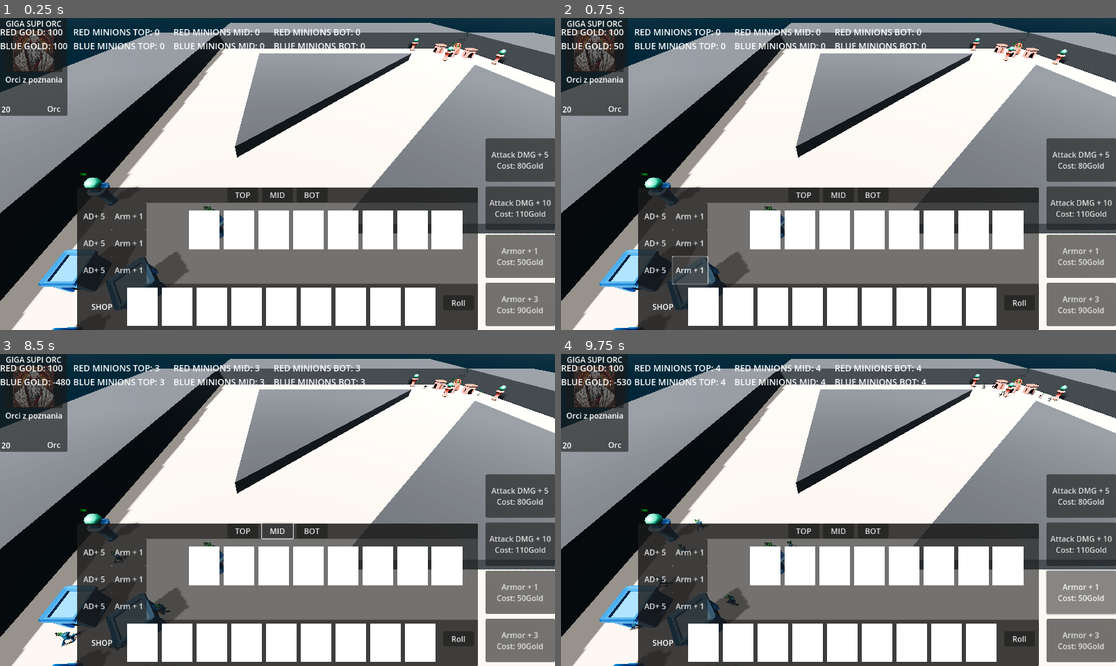
Above: before the commit, frames 1-4 (two rows, left to right).
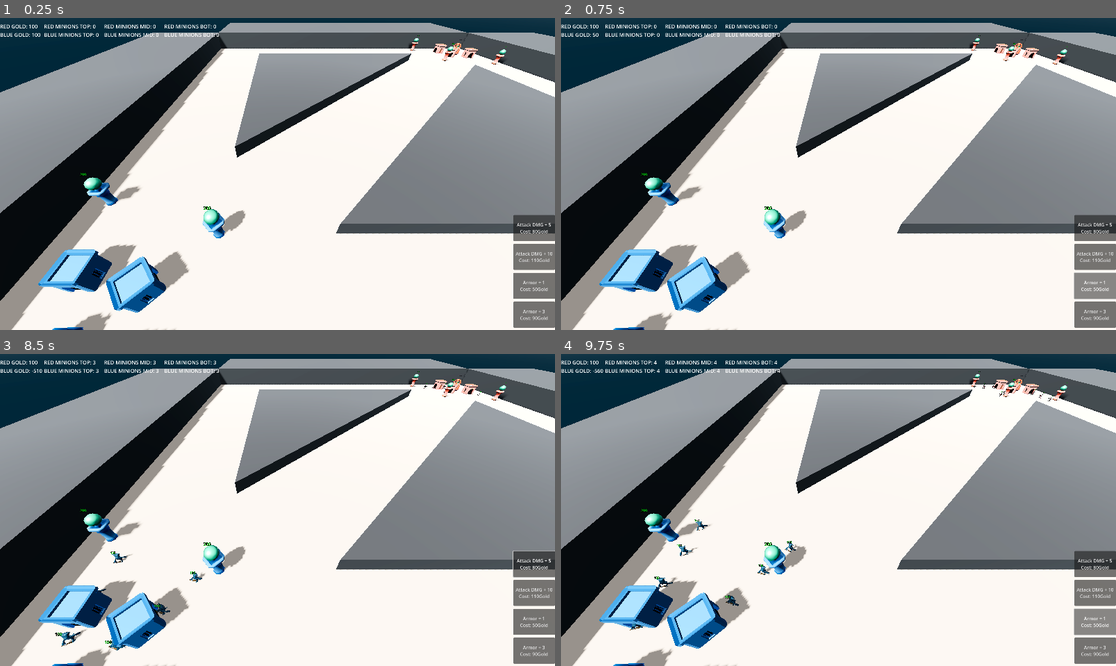
Above: after the commit, the same moments.

Repository: RadekGrzankowski/ChipsowyJam1
Game: Godot game, scene res://Scenes/Levels/wip_scene.tscn
The game is run twice, just before and just after one commit, with the same random seed, the same clock (stepped at 60 frames per second) and the same inputs.
Inputs (mouse positions are in pixels of both pictures, inside the frame that each line leads up to):
- Up to frame 1 (0.25 s): no input
- Up to frame 2 (0.75 s): click "Arm + 1" (after the commit: "Armor + 1 Cost: 50Gold") at 0.5 s
- Up to frame 3 (8.5 s): click "Attack DMG + 5 Cost: 80Gold" at 1.25 s; click "Arm + 1" (after the commit: "Armor + 1 Cost: 50Gold") at 2 s; click "Attack DMG + 10 Cost: 110Gold" at 2.75 s; click "Arm + 1" (after the commit: "Armor + 3 Cost: 90Gold") at 3.5 s; click "AD+ 5" (after the commit: "Attack DMG + 5 Cost: 80Gold") at 4.25 s; click "AD+ 5" (after the commit: "Attack DMG + 5 Cost: 80Gold") at 5 s; click "AD+ 5" (after the commit: "Attack DMG + 5 Cost: 80Gold") at 5.75 s; click (460, 637) at 6.5 s, where only the run before the commit has a clickable "Roll"; click (244, 531) at 7.25 s, where only the run before the commit has a clickable "TOP"; click (277, 531) at 8 s, where only the run before the commit has a clickable "MID"
- Up to frame 4 (9.75 s): click (871, 531) at 8.75 s, where only the run before the commit has a clickable "BOT"; click "Armor + 1 Cost: 50Gold" at 9.5 s

The runs differ from the first frame. In frame 1, 33% of the frame differs, in the area x 0-100%, y 0-100%; in frame 2, 33%; in frame 3, 33%; in frame 4, 33%.

Commit message:
Files cleanup, basic Orc cards, Nexus UI under Space key

Diff:
--- /dev/null
+++ b/ChipsowyJam/Scenes/Assets/Cards/Orcs/ork.tres
@@ -0,0 +1,17 @@
+[gd_resource type="Resource" load_steps=3 format=3 uid="uid://c4jxg1kfqxv83"]
+
+[ext_resource type="Texture2D" uid="uid://c0ooohmhcu7ck" path="res://Textures/orc4_picture.jpg" id="1_r0y4x"]
+[ext_resource type="Script" path="res://Scripts/card_stats.gd" id="2_c7ypr"]
+
+[resource]
+script = ExtResource("2_c7ypr")
+name = "Ork"
+image = ExtResource("1_r0y4x")
+race = 1
+description = "Uga Buga"
+cost = 10
+health = 125
+attack_damage = 12
+armor = 10
+attack_speed = 0.75
+type = 0
--- /dev/null
+++ b/ChipsowyJam/Scenes/Assets/Cards/Orcs/ork_szaman.tres
@@ -0,0 +1,18 @@
+[gd_resource type="Resource" load_steps=3 format=3 uid="uid://c677paac1ok1r"]
+
+[ext_resource type="Texture2D" uid="uid://bvquxytjipkno" path="res://Textures/orc2_picture.jpg" id="1_ctorp"]
+[ext_resource type="Script" path="res://Scripts/card_stats.gd" id="1_f6rah"]
+
+[resource]
+script = ExtResource("1_f6rah")
+name = "Ork Szaman"
+image = ExtResource("1_ctorp")
+race = 1
+tier = 0
+description = "Uga Buga"
+cost = 10
+health = 100
+attack_damage = 10
+armor = 0
+attack_speed = 0.75
+type = 2
--- /dev/null
+++ b/ChipsowyJam/Scenes/Assets/Cards/Orcs/ork_łowca.tres
@@ -0,0 +1,18 @@
+[gd_resource type="Resource" load_steps=3 format=3 uid="uid://duytcrafgxeb3"]
+
+[ext_resource type="Script" path="res://Scripts/card_stats.gd" id="1_liuik"]
+[ext_resource type="Texture2D" uid="uid://xtfpddj5qd3s" path="res://Textures/orc5_picture.jpg" id="1_t5ncu"]
+
+[resource]
+script = ExtResource("1_liuik")
+name = "Ork Łowca"
+image = ExtResource("1_t5ncu")
+race = 1
+tier = 0
+description = "Uga Buga"
+cost = 10
+health = 100
+attack_damage = 14
+armor = 5
+attack_speed = 1.0
+type = 1
--- /dev/null
+++ b/ChipsowyJam/Scenes/Assets/Cards/Orcs/pół_ork.tres
@@ -0,0 +1,18 @@
+[gd_resource type="Resource" load_steps=3 format=3 uid="uid://dyyyn6x6h1ypo"]
+
+[ext_resource type="Script" path="res://Scripts/card_stats.gd" id="1_j3tkc"]
+[ext_resource type="Texture2D" uid="uid://y1bj8kvqc7tk" path="res://Textures/orc3_picture.jpg" id="1_umvnj"]
+
+[resource]
+script = ExtResource("1_j3tkc")
+name = "Pół Ork"
+image = ExtResource("1_umvnj")
+race = 1
+tier = 0
+description = "Uga Buga"
+cost = 10
+health = 150
+attack_damage = 8
+armor = 5
+attack_speed = 0.9
+type = 0
--- /dev/null
+++ b/ChipsowyJam/Scenes/Assets/Cards/Orcs/wojownik.tres
@@ -0,0 +1,18 @@
+[gd_resource type="Resource" load_steps=3 format=3 uid="uid://cghb5gashwsrb"]
+
+[ext_resource type="Script" path="res://Scripts/card_stats.gd" id="1_4ra1a"]
+[ext_resource type="Texture2D" uid="uid://cw38ik6ufr3ui" path="res://Textures/orc1_picture.jpg" id="1_lnd13"]
+
+[resource]
+script = ExtResource("1_4ra1a")
+name = "Wojownik"
+image = ExtResource("1_lnd13")
+race = 1
+tier = 1
+description = "Uga Buga!!!"
+cost = 25
+health = 225
+attack_damage = 30
+armor = 15
+attack_speed = 0.7
+type = 0
--- a/ChipsowyJam/Scenes/Assets/Cards/card.gd
+++ b/ChipsowyJam/Scenes/Assets/Cards/card.gd
@@ -1,29 +1,58 @@
 extends Control
 
 @export var name_label: Label
-@export var image: TextureRect
+@export var image_rect: TextureRect
 @export var description_label: Label
 @export var cost_label: Label
-@export var race_label: Label
+@export var race_type_label: Label
+@export var health_label: Label
+@export var armor_label: Label
+@export var attack_damage_label: Label
 
+var card_name: String
+var image: Texture2D
+var description: String
+
+var health: int
+var attack_damage: int
+var armor: int
+var attack_speed: float
 var cost: int
-var race: String
+
+enum mob_race {HUMAN, ORC, UNDEAD, ELVES}
+var race: mob_race
+
+enum mob_type {MELEE, RANGED, MAGE}
+var type: mob_type
+
+enum card_tier {COMMON, RARE, EPIC, LEGENDARY}
+var tier: card_tier
 
 var card_resource: Resource
-# Called when the node enters the scene tree for the first time.
 func _ready():
-	pass
+	_update_card()
 
-func _update_card(resource: Resource):
-	var imported_resource = resource
-	if imported_resource:
-		card_resource = imported_resource
-		name_label.text = card_resource.name
-		image.texture = card_resource.image
-		description_label.text = card_resource.description
-		cost_label.text = str(card_resource.cost)
-		race_label.text = card_resource.race
+func _set_variables(resource: Resource):
+	card_resource = resource
+	card_name = card_resource.name
+	image = card_resource.image
+	description = card_resource.description
+	health = card_resource.health
+	attack_damage = card_resource.attack_damage
+	armor = card_resource.armor
+	attack_speed = card_resource.attack_speed
+	cost = card_resource.cost
+	race = card_resource.race
+	type = card_resource.type
+	tier = card_resource.tier
 
-# Called every frame. 'delta' is the elapsed time since the previous frame.
-func _process(delta):
-	pass
+func _update_card():
+	if card_resource:
+		name_label.text = card_name
+		image_rect.texture = image
+		description_label.text = description
+		cost_label.text = str(cost) + "G"
+		race_type_label.text = str(mob_type.keys()[type]) + " " + str(mob_race.keys()[race])
+		health_label.text = str(health) + "HP"
+		armor_label.text = str(armor) + "ARM"
+		attack_damage_label.text = str(attack_damage) + "AD"
--- a/ChipsowyJam/Scenes/Assets/Cards/card.tscn
+++ b/ChipsowyJam/Scenes/Assets/Cards/card.tscn
@@ -2,17 +2,20 @@
 
 [ext_resource type="Script" path="res://Scenes/Assets/Cards/card.gd" id="1_2e6cc"]
 
-[node name="Card" type="Control" node_paths=PackedStringArray("name_label", "image", "description_label", "cost_label", "race_label")]
+[node name="Card" type="Control" node_paths=PackedStringArray("name_label", "image_rect", "description_label", "cost_label", "race_type_label", "health_label", "armor_label", "attack_damage_label")]
 layout_mode = 3
 anchors_preset = 0
 offset_right = 140.0
 offset_bottom = 203.0
 script = ExtResource("1_2e6cc")
 name_label = NodePath("NameLabel")
-image = NodePath("TextureRect")
+image_rect = NodePath("ImagePanel/TextureRect")
 description_label = NodePath("DescriptionLabel")
 cost_label = NodePath("CostLabel")
-race_label = NodePath("RaceLabel")
+race_type_label = NodePath("RaceTypeLabel")
+health_label = NodePath("HealthLabel")
+armor_label = NodePath("ArmorLabel")
+attack_damage_label = NodePath("ADLabel")
 
 [node name="Panel" type="Panel" parent="."]
 layout_mode = 1
@@ -24,30 +27,64 @@
 
 [node name="NameLabel" type="Label" parent="."]
 layout_mode = 1
-anchors_preset = 5
-anchor_left = 0.5
-anchor_right = 0.5
-offset_left = -28.0
-offset_right = 28.0
+offset_right = 56.0
 offset_bottom = 23.0
-grow_horizontal = 2
 
-[node name="TextureRect" type="TextureRect" parent="."]
-layout_mode = 0
-offset_left = 11.0
-offset_top = 24.0
-offset_right = 130.0
-offset_bottom = 112.0
-expand_mode = 2
-stretch_mode = 5
+[node name="HealthLabel" type="Label" parent="."]
+modulate = Color(0, 0.92549, 0.470588, 1)
+layout_mode = 1
+anchors_preset = 1
+anchor_left = 1.0
+anchor_right = 1.0
+offset_left = -82.0
+offset_bottom = 23.0
+grow_horizontal = 0
+horizontal_alignment = 2
 
-[node name="Panel" type="Panel" parent="TextureRect"]
+[node name="ADLabel" type="Label" parent="."]
+modulate = Color(1, 0.713726, 0.247059, 1)
+layout_mode = 1
+anchors_preset = 4
+anchor_top = 0.5
+anchor_bottom = 0.5
+offset_top = 10.5
+offset_right = 82.0
+offset_bottom = 33.5
+grow_vertical = 2
+
+[node name="ArmorLabel" type="Label" parent="."]
+modulate = Color(1, 0.713726, 0.247059, 1)
+layout_mode = 1
+anchors_preset = 6
+anchor_left = 1.0
+anchor_top = 0.5
+anchor_right = 1.0
+anchor_bottom = 0.5
+offset_left = -82.0
+offset_top = 11.5
+offset_bottom = 34.5
+grow_horizontal = 0
+grow_vertical = 2
+horizontal_alignment = 2
+
+[node name="ImagePanel" type="Panel" parent="."]
 layout_mode = 1
 anchors_preset = 15
 anchor_right = 1.0
 anchor_bottom = 1.0
+offset_left = 11.0
+offset_top = 24.0
+offset_right = -10.0
+offset_bottom = -91.0
 grow_horizontal = 2
 grow_vertical = 2
+
+[node name="TextureRect" type="TextureRect" parent="ImagePanel"]
+layout_mode = 0
+offset_right = 119.0
+offset_bottom = 88.0
+expand_mode = 2
+stretch_mode = 5
 
 [node name="DescriptionLabel" type="Label" parent="."]
 layout_mode = 1
@@ -55,21 +92,31 @@
 anchor_top = 1.0
 anchor_bottom = 1.0
 offset_left = 11.0
-offset_top = -87.0
+offset_top = -67.0
 offset_right = 131.0
-offset_bottom = -62.0
+offset_bottom = -42.0
+grow_vertical = 0
+horizontal_alignment = 1
+
+[node name="CostLabel" type="Label" parent="."]
+modulate = Color(0.882353, 0.8, 0, 1)
+layout_mode = 1
+anchors_preset = 2
+anchor_top = 1.0
+anchor_bottom = 1.0
+offset_top = -23.0
+offset_right = 40.0
 grow_vertical = 0
 
-[node name="CostLabel" type="Label" parent="."]
-layout_mode = 0
-offset_left = 3.0
-offset_top = 178.0
-offset_right = 43.0
-offset_bottom = 201.0
-
-[node name="RaceLabel" type="Label" parent="."]
-layout_mode = 0
-offset_left = 98.0
-offset_top = 177.0
-offset_right = 138.0
-offset_bottom = 200.0
+[node name="RaceTypeLabel" type="Label" parent="."]
+layout_mode = 1
+anchors_preset = 3
+anchor_left = 1.0
+anchor_top = 1.0
+anchor_right = 1.0
+anchor_bottom = 1.0
+offset_left = -79.0
+offset_top = -23.0
+grow_horizontal = 0
+grow_vertical = 0
+horizontal_alignment = 2
--- a/ChipsowyJam/Scenes/Assets/Cards/orc_1.tres
+++ /dev/null
@@ -1,12 +0,0 @@
-[gd_resource type="Resource" load_steps=3 format=3 uid="uid://c4jxg1kfqxv83"]
-
-[ext_resource type="Texture2D" uid="uid://cw38ik6ufr3ui" path="res://orc_picture.jpg" id="1_ggd0j"]
-[ext_resource type="Script" path="res://Scripts/card_stats.gd" id="2_42dtj"]
-
-[resource]
-script = ExtResource("2_42dtj")
-name = "GIGA ORC"
-image = ExtResource("1_ggd0j")
-cost = 15
-race = "Orc"
-description = "Orci z Majorki"
--- a/ChipsowyJam/Scenes/Assets/Cards/orc_2.tres
+++ /dev/null
@@ -1,12 +0,0 @@
-[gd_resource type="Resource" load_steps=3 format=3 uid="uid://dyyyn6x6h1ypo"]
-
-[ext_resource type="Texture2D" uid="uid://bvquxytjipkno" path="res://orc2_picture.jpg" id="1_4ujpv"]
-[ext_resource type="Script" path="res://Scripts/card_stats.gd" id="2_44q4h"]
-
-[resource]
-script = ExtResource("2_44q4h")
-name = "GIGA SUPI ORC"
-image = ExtResource("1_4ujpv")
-cost = 20
-race = "Orc"
-description = "Orci z poznania"
--- a/ChipsowyJam/Scenes/HUD.tscn
+++ b/ChipsowyJam/Scenes/HUD.tscn
@@ -1,14 +1,79 @@
-[gd_scene load_steps=10 format=3 uid="uid://0cdht6xykwu7"]
+[gd_scene load_steps=16 format=3 uid="uid://0cdht6xykwu7"]
 
 [ext_resource type="Script" path="res://Scripts/spawn_manager.gd" id="1_bvj0y"]
 [ext_resource type="PackedScene" uid="uid://c8riyqts5q1cc" path="res://Scenes/Assets/Mobs/ranged_minion.tscn" id="3_nfw86"]
 [ext_resource type="PackedScene" uid="uid://chf01dp46evdy" path="res://Scenes/Assets/Mobs/melee_minion.tscn" id="4_qa1mu"]
 [ext_resource type="Script" path="res://Scripts/GameUIManager.gd" id="4_v33no"]
-[ext_resource type="Resource" uid="uid://bi16gqmp2nk0x" path="res://Scenes/Assets/Cards/orc_1.tres" id="5_f0jaq"]
-[ext_resource type="PackedScene" path="res://Scenes/Assets/Cards/card.tscn" id="5_k520t"]
-[ext_resource type="Resource" path="res://Scenes/Assets/Cards/orc_2.tres" id="6_xm824"]
+[ext_resource type="Resource" uid="uid://c4jxg1kfqxv83" path="res://Scenes/Assets/Cards/Orcs/ork.tres" id="5_f0jaq"]
+[ext_resource type="PackedScene" uid="uid://bpcf3shjxg2ll" path="res://Scenes/Assets/Cards/card.tscn" id="5_k520t"]
+[ext_resource type="Resource" uid="uid://c677paac1ok1r" path="res://Scenes/Assets/Cards/Orcs/ork_szaman.tres" id="6_7bnmd"]
+[ext_resource type="Resource" uid="uid://dyyyn6x6h1ypo" path="res://Scenes/Assets/Cards/Orcs/pół_ork.tres" id="6_xm824"]
+[ext_resource type="Resource" uid="uid://duytcrafgxeb3" path="res://Scenes/Assets/Cards/Orcs/ork_łowca.tres" id="7_7h2cq"]
+[ext_resource type="Resource" uid="uid://cghb5gashwsrb" path="res://Scenes/Assets/Cards/Orcs/wojownik.tres" id="9_sx7ig"]
 
 [sub_resource type="CanvasTexture" id="CanvasTexture_6okh6"]
+
+[sub_resource type="Animation" id="Animation_6dryd"]
+resource_name = "hide"
+length = 0.5
+tracks/0/type = "value"
+tracks/0/imported = false
+tracks/0/enabled = true
+tracks/0/path = NodePath(".:position")
+tracks/0/interp = 1
+tracks/0/loop_wrap = true
+tracks/0/keys = {
+"times": PackedFloat32Array(0, 0.5),
+"transitions": PackedFloat32Array(1, 1),
+"update": 0,
+"values": [Vector2(960, 1080), Vector2(960, 1500)]
+}
+tracks/1/type = "value"
+tracks/1/imported = false
+tracks/1/enabled = true
+tracks/1/path = NodePath(".:visible")
+tracks/1/interp = 1
+tracks/1/loop_wrap = true
+tracks/1/keys = {
+"times": PackedFloat32Array(0.5),
+"transitions": PackedFloat32Array(1),
+"update": 1,
+"values": [false]
+}
+
+[sub_resource type="Animation" id="Animation_vwec5"]
+resource_name = "show"
+length = 0.5
+tracks/0/type = "value"
+tracks/0/imported = false
+tracks/0/enabled = true
+tracks/0/path = NodePath(".:position")
+tracks/0/interp = 1
+tracks/0/loop_wrap = true
+tracks/0/keys = {
+"times": PackedFloat32Array(0, 0.5),
+"transitions": PackedFloat32Array(1, 1),
+"update": 0,
+"values": [Vector2(960, 1500), Vector2(960, 1080)]
+}
+tracks/1/type = "value"
+tracks/1/imported = false
+tracks/1/enabled = true
+tracks/1/path = NodePath(".:visible")
+tracks/1/interp = 1
+tracks/1/loop_wrap = true
+tracks/1/keys = {
+"times": PackedFloat32Array(0),
+"transitions": PackedFloat32Array(1),
+"update": 1,
+"values": [true]
+}
+
+[sub_resource type="AnimationLibrary" id="AnimationLibrary_4rcds"]
+_data = {
+"hide": SubResource("Animation_6dryd"),
+"show": SubResource("Animation_vwec5")
+}
 
 [sub_resource type="LabelSettings" id="LabelSettings_tnijv"]
 font_size = 18
@@ -23,7 +88,7 @@
 
 [node name="GameUIManager" type="Node3D" parent="."]
 script = ExtResource("4_v33no")
-orc_cards_array = [ExtResource("5_f0jaq"), ExtResource("6_xm824")]
+orc_cards_array = [ExtResource("5_f0jaq"), ExtResource("6_7bnmd"), ExtResource("7_7h2cq"), ExtResource("6_xm824"), ExtResource("9_sx7ig")]
 card_scene = ExtResource("5_k520t")
 
 [node name="HUD" type="Node2D" parent="GameUIManager"]
@@ -31,28 +96,35 @@
 [node name="CanvasLayer" type="CanvasLayer" parent="GameUIManager/HUD"]
 
 [node name="UI" type="Control" parent="GameUIManager/HUD/CanvasLayer"]
+visible = false
 layout_mode = 3
+anchors_preset = 7
 anchor_left = 0.5
 anchor_top = 1.0
 anchor_right = 0.5
 anchor_bottom = 1.0
-offset_left = -576.0
-offset_top = -648.0
-offset_right = -576.0
-offset_bottom = -648.0
+offset_top = 420.0
+offset_bottom = 420.0
 grow_horizontal = 2
 grow_vertical = 0
-size_flags_horizontal = 4
+size_flags_horizontal = 8
 size_flags_vertical = 8
-metadata/_edit_use_anchors_ = true
 
 [node name="TopPanel" type="Panel" parent="GameUIManager/HUD/CanvasLayer/UI"]
-offset_left = 160.0
-offset_top = 352.0
-offset_right = 992.0
-offset_bottom = 648.0
+layout_mode = 1
+anchors_preset = 7
+anchor_left = 0.5
+anchor_top = 1.0
+anchor_right = 0.5
+anchor_bottom = 1.0
+offset_left = -416.0
+offset_top = -296.0
+offset_right = 416.0
+grow_horizontal = 2
+grow_vertical = 0
 
 [node name="TopCard8" type="TextureRect" parent="GameUIManager/HUD/CanvasLayer/UI/TopPanel"]
+layout_mode = 0
 offset_left = 736.0
 offset_top = 48.0
 offset_right = 800.0
@@ -60,6 +132,7 @@
 texture = SubResource("CanvasTexture_6okh6")
 
 [node name="TopCard7" type="TextureRect" parent="GameUIManager/HUD/CanvasLayer/UI/TopPanel"]
+layout_mode = 0
 offset_left = 664.0
 offset_top = 48.0
 offset_right = 728.0
@@ -67,6 +140,7 @@
 texture = SubResource("CanvasTexture_6okh6")
 
 [node name="TopCard6" type="TextureRect" parent="GameUIManager/HUD/CanvasLayer/UI/TopPanel"]
+layout_mode = 0
 offset_left = 592.0
 offset_top = 48.0
 offset_right = 656.0
@@ -74,6 +148,7 @@
 texture = SubResource("CanvasTexture_6okh6")
 
 [node name="TopCard5" type="TextureRect" parent="GameUIManager/HUD/CanvasLayer/UI/TopPanel"]
+layout_mode = 0
 offset_left = 520.0
 offset_top = 48.0
 offset_right = 584.0
@@ -81,6 +156,7 @@
 texture = SubResource("CanvasTexture_6okh6")
 
 [node name="TopCard4" type="TextureRect" parent="GameUIManager/HUD/CanvasLayer/UI/TopPanel"]
+layout_mode = 0
 offset_left = 448.0
 offset_top = 48.0
 offset_right = 512.0
@@ -88,6 +164,7 @@
 texture = SubResource("CanvasTexture_6okh6")
 
 [node name="TopCard3" type="TextureRect" parent="GameUIManager/HUD/CanvasLayer/UI/TopPanel"]
+layout_mode = 0
 offset_left = 376.0
 offset_top = 48.0
 offset_right = 440.0
@@ -95,6 +172,7 @@
 texture = SubResource("CanvasTexture_6okh6")
 
 [node name="TopCard2" type="TextureRect" parent="GameUIManager/HUD/CanvasLayer/UI/TopPanel"]
+layout_mode = 0
 offset_left = 304.0
 offset_top = 48.0
 offset_right = 368.0
@@ -102,6 +180,7 @@
 texture = SubResource("CanvasTexture_6okh6")
 
 [node name="TopCard1" type="TextureRect" parent="GameUIManager/HUD/CanvasLayer/UI/TopPanel"]
+layout_mode = 0
 offset_left = 232.0
 offset_top = 48.0
 offset_right = 296.0
@@ -202,10 +281,17 @@
 text = "AD+ 5"
 
 [node name="ShopPanel" type="Panel" parent="GameUIManager/HUD/CanvasLayer/UI"]
-offset_left = 160.0
-offset_top = 552.0
-offset_right = 992.0
-offset_bottom = 648.0
+layout_mode = 1
+anchors_preset = 7
+anchor_left = 0.5
+anchor_top = 1.0
+anchor_right = 0.5
+anchor_bottom = 1.0
+offset_left = -416.0
+offset_top = -96.0
+offset_right = 416.0
+grow_horizontal = 2
+grow_vertical = 0
 
 [node name="RollButton" type="Button" parent="GameUIManager/HUD/CanvasLayer/UI/ShopPanel"]
 layout_mode = 0
@@ -296,10 +382,18 @@
 vertical_alignment = 1
 
 [node name="TabsPanel" type="Panel" parent="GameUIManager/HUD/CanvasLayer/UI"]
-offset_left = 160.0
-offset_top = 352.0
-offset_right = 992.0
-offset_bottom = 384.0
+layout_mode = 1
+anchors_preset = 7
+anchor_left = 0.5
+anchor_top = 1.0
+anchor_right = 0.5
+anchor_bottom = 1.0
+offset_left = -416.0
+offset_top = -296.0
+offset_right = 416.0
+offset_bottom = -264.0
+grow_horizontal = 2
+grow_vertical = 0
 
 [node name="TopTab" type="Button" parent="GameUIManager/HUD/CanvasLayer/UI/TabsPanel"]
 layout_mode = 0
@@ -321,6 +415,11 @@
 offset_right = 520.0
 offset_bottom = 31.0
 text = "BOT"
+
+[node name="AnimationPlayer" type="AnimationPlayer" parent="GameUIManager/HUD/CanvasLayer/UI"]
+libraries = {
+"": SubResource("AnimationLibrary_4rcds")
+}
 
 [node name="Labels" type="CanvasLayer" parent="GameUIManager/HUD"]
 
--- a/ChipsowyJam/Scripts/GameUIManager.gd
+++ b/ChipsowyJam/Scripts/GameUIManager.gd
@@ -14,18 +14,30 @@
 @onready var mid_minions_label: Label = $HUD/Labels/MidMinions
 @onready var bot_minions_label: Label = $HUD/Labels/BotMinions
 
+@onready var shop_ui_anim: AnimationPlayer = $HUD/CanvasLayer/UI/AnimationPlayer
+@onready var shop_ui: Control = $HUD/CanvasLayer/UI
+
 @export var orc_cards_array: Array
 @export var card_scene: PackedScene
 
 # Called when the node enters the scene tree for the first time.
 func _ready():
-	var card = card_scene.instantiate()
-	var resource = orc_cards_array[1]
-	card._update_card(resource)
-	add_child(card)
+	# INFO adds template orc cards to the main scene
+	#var card: Control = card_scene.instantiate()
+	#var resource = orc_cards_array[4]
+	#card._set_variables(resource)
+	#card.position = Vector2(960, 600)
+	#add_child(card)
+	pass
 
 # Called every frame. 'delta' is the elapsed time since the previous frame.
 func _process(delta):
+	if Input.is_action_just_released("space"):
+		if !shop_ui.visible:
+			shop_ui_anim.play("show")
+		elif shop_ui.visible:
+			shop_ui_anim.play("hide")
+
 	actual_gold_stats = format_gold_stats % [Game.red_gold, Game.blue_gold]
 	actual_minions_top = format_minions_top % [Game.red_minions_top, Game.blue_minions_top]
 	actual_minions_mid = format_minions_mid % [Game.red_minions_mid, Game.blue_minions_mid]
--- a/ChipsowyJam/Scripts/card_stats.gd
+++ b/ChipsowyJam/Scripts/card_stats.gd
@@ -1,13 +1,34 @@
 extends Resource
+
 @export var name: String
 @export var image: Texture2D
+
+enum mob_race {HUMAN, ORC, UNDEAD, ELVES}
+@export var race: mob_race
+
+enum card_tier {COMMON, RARE, EPIC, LEGENDARY}
+@export var tier: card_tier
+
+@export var description: String
 @export var cost: int
-@export var race: String
-@export var description: String
+@export var health: int
+@export var attack_damage: int
+@export var armor: int
+@export var attack_speed: float
 
-func _init(p_name = "", p_image = null, p_cost = 0, p_race = "", p_description = ""):
+enum mob_type {MELEE, RANGED, MAGE}
+@export var type: mob_type
+
+func _init(p_name = "", p_image = null, p_cost = 0, p_race = 0, p_description = "", p_health = 0,
+p_attack_damage = 0, p_armor = 0, p_attack_speed = 0.0, p_type = 0, p_tier = 0):
 	name = p_name
 	image = p_image
 	cost = p_cost
 	race = p_race
 	description = p_description
+	health = p_health
+	attack_damage = p_attack_damage
+	armor = p_armor
+	attack_speed = p_attack_speed
+	type = p_type
+	tier = p_tier
--- a/ChipsowyJam/project.godot
+++ b/ChipsowyJam/project.godot
@@ -13,11 +13,16 @@
 config/name="Chipsowy Jam"
 run/main_scene="res://Scenes/Levels/wip_scene.tscn"
 config/features=PackedStringArray("4.2", "Forward Plus")
-config/icon="res://icon.svg"
+config/icon="res://Textures/icon.svg"
 
 [autoload]
 
 Game="*res://Scripts/Game.gd"
+
+[display]
+
+window/size/viewport_width=1920
+window/size/viewport_height=1080
 
 [dotnet]
 
@@ -59,6 +64,11 @@
 "events": [Object(InputEventMouseButton,"resource_local_to_scene":false,"resource_name":"","device":-1,"window_id":0,"a …(253 unchanged characters)…
 ]
 }
+space={
+"deadzone": 0.5,
+"events": [Object(InputEventKey,"resource_local_to_scene":false,"resource_name":"","device":0,"window_id":0,"alt_pressed":false,"shift_pressed":false,"ctrl_pressed":false,"meta_pressed":false,"pressed":false,"keycode":0,"physical_keycode":32,"key_label":0,"unicode":0,"echo":false,"script":null)
+]
+}
 
 [navigation]
 
Renamed: ChipsowyJam/icon.svg -> ChipsowyJam/Textures/icon.svg
Not shown, added: ChipsowyJam/Textures/icon.svg.import
Renamed: ChipsowyJam/orc_picture.jpg -> ChipsowyJam/Textures/orc1_picture.jpg
Not shown, added: ChipsowyJam/Textures/orc1_picture.jpg.import
Renamed: ChipsowyJam/orc2_picture.jpg -> ChipsowyJam/Textures/orc2_picture.jpg
Not shown, changed: ChipsowyJam/Textures/orc2_picture.jpg.import
Binary file added: ChipsowyJam/Textures/orc3_picture.jpg
Not shown, changed: ChipsowyJam/Textures/orc3_picture.jpg.import
Binary file added: ChipsowyJam/Textures/orc4_picture.jpg
Not shown, changed: ChipsowyJam/Textures/orc4_picture.jpg.import
Binary file added: ChipsowyJam/Textures/orc5_picture.jpg
Not shown, added: ChipsowyJam/Textures/orc5_picture.jpg.import
(and 3 more such lines)
